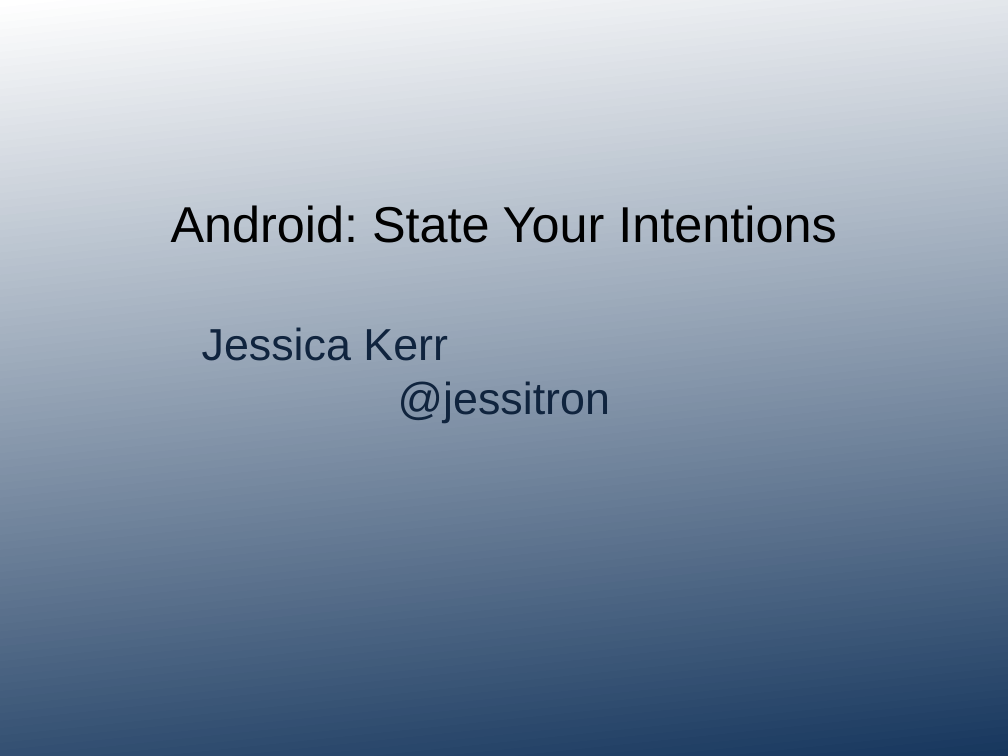
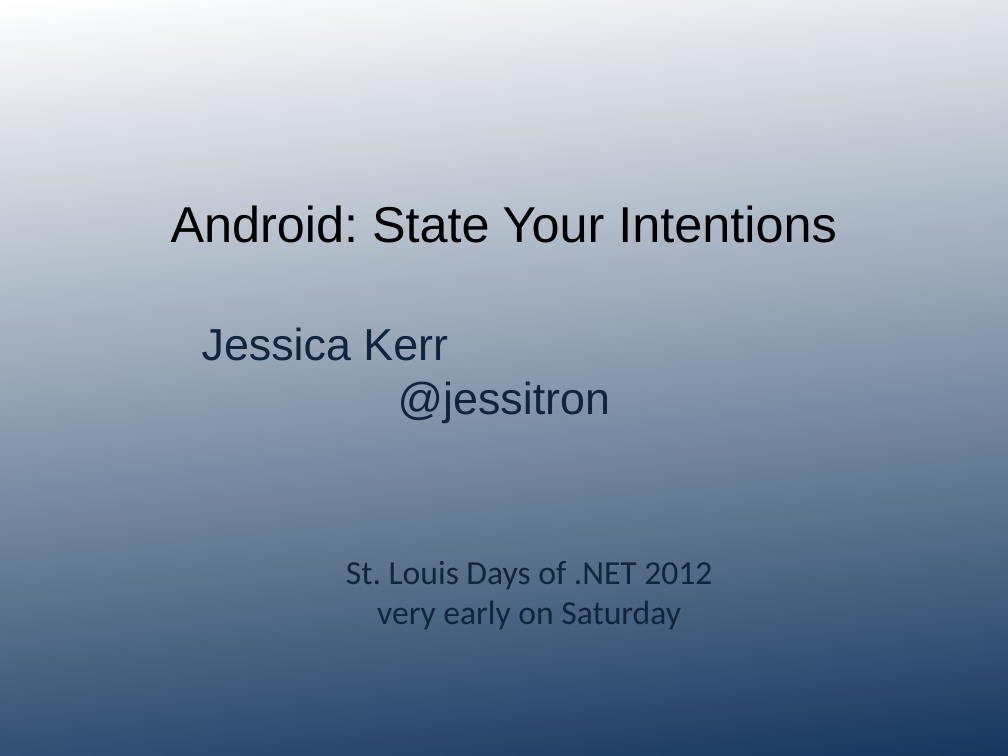
Before and after one commit to jessitron/Tronsmit, a slide deck: slide 1 of presentations/DODN-Intents.pptx. Drawn at 1008x756 pixels with LibreOffice and Linux fonts; fonts in the diff are those of the drawing; background and template pictures are left out. Boxes give left, top, right and bottom in pixels: in the first picture for what was removed or moved away, otherwise in the second. Text is boxed around its words. In the diff, an @@ line names an element or a change of style, - is before the commit and + after.

```diff
--- a/presentations/DODN-Intents.pptx
+++ b/presentations/DODN-Intents.pptx
@@ text added at (346, 561, 712, 629), 24 pt, text #0F243E @@
+St. Louis Days of .NET 2012
+very early on Saturday
```
Also in this commit, not shown: 6 other slides changed, 1 slide added, 1 other file.
